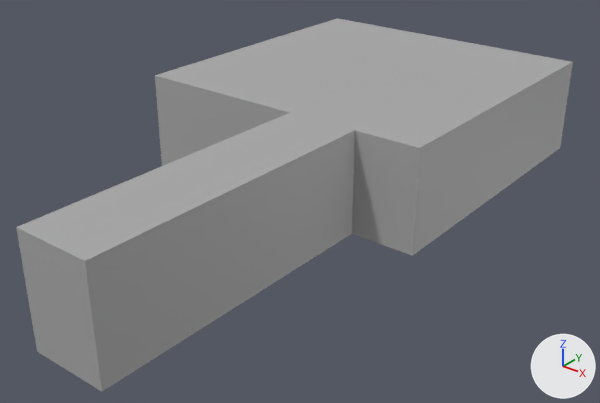
One commit to the FBX model Assets/Ola/PreFabs/MayaImports/Room1.fbx: the scene before it, then after it.
Rendered twice from a 50 mm camera at (0.331, -0.495, 0.244) aimed at (0.018, -0.104, 0.001). Lighting does not change. The marker at lower right points along +X, +Y and +Z. Where no turn or scale is listed for an object, it has been applied to the vertices.

Objects in the first picture: 'Room1'.
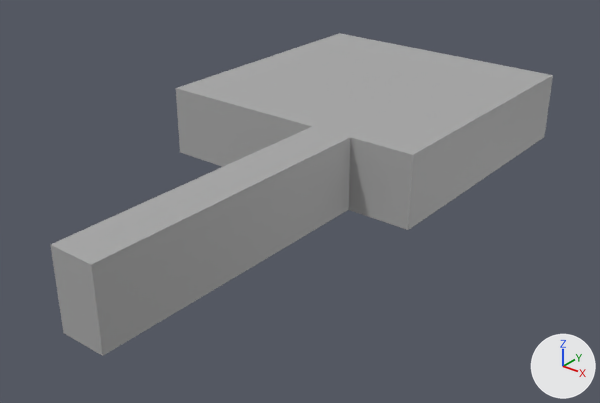
The change, as a diff of the scene's bpy script:
```diff
--- a/Assets/Ola/PreFabs/MayaImports/Room1.fbx.py
+++ b/Assets/Ola/PreFabs/MayaImports/Room1.fbx.py
@@ me_mesh @@
 # used by ob_room1; location = (0.0, 0.0, 0.0)
-me_mesh.from_pydata(...)  # 3762 vertices, 3758 faces; spans x -0.11..0.11, y -0.31..0.11, z -0.005..0.065
+me_mesh.from_pydata(...)  # 1572 vertices, 1570 faces; spans x -0.1..0.1, y -0.3..0.1, z 0.005..0.055
+# me_mesh part 1: the loose piece of 2222 vertices spanning x -0.11..0.11, y -0.31..0.11, z -0.005..0.065 is deleted
+# me_mesh part 2
+# 32 faces are deleted
+# 32 new vertices lie (0.0, 0.01, 0.0) away from vertices in x 0.025..0.055, y -0.3..-0.28, z 0.005..0.055
+# 64 new faces join them
 me_mesh.materials.append(mat_standardsurface1)
```

Changed parts and their boxes (x1, y1, x2, y2) in the pictures (600 x 403 px):
'Room1', reshaped (10% narrower, 13% shorter)
    before: (16, 18, 573, 391)
    after: (51, 33, 553, 356)
part 1 of me_mesh, deleted
    before: (16, 18, 573, 391)
part 2 of me_mesh, built on
    after: (51, 215, 165, 355)
